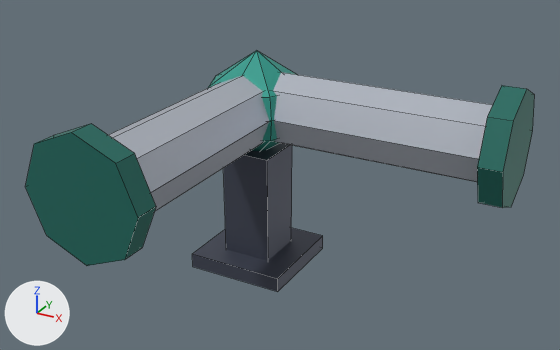
An edit to the Blender file assets/managed-models/factory-floor/pipe-elbow/pipe-elbow.blend, drawn before and after from the same camera.
Before and after are seen from a 50 mm lens placed at (0.729, -1.235, 0.817), pointed at (0.149, -0.179, 0.289). Lighting does not change. The marker at lower left points along +X, +Y and +Z. The older version comes first. Mesh edges are drawn as thin lines.

Names of what the first picture shows: 'pipe-elbow'.
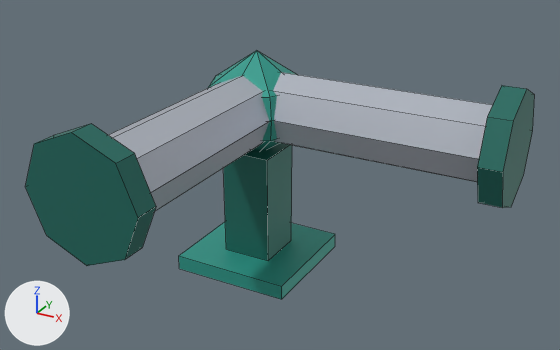
The change, as a list of edits to the scene's bpy script:
```text
Change me_pipe_elbow:
    used by ob_pipe_elbow; location = (0.0, 0.0, 0.0)
    before: 90 (-0.05, -0.05, 0.0), 91 (0.05, -0.05, 0.0), 92 (0.05, 0.05, 0.0), 93 (-0.05, 0.05, 0.0)
    remove me_pipe_elbow.from_pydata(...)  # 106 vertices, 84 faces; spans x -0.105..0.5, y -0.5..0.105, z 0.0..0.445
    add me_pipe_elbow.from_pydata(...)  # 106 vertices, 84 faces; spans x -0.12..0.5, y -0.5..0.12, z 0.0..0.445
    me_pipe_elbow part 1: the loose piece of 8 vertices spanning x -0.1..0.1, y -0.1..0.1, z 0.0..0.03 is scaled about its middle by (1.2, 1.2, 1)
    me_pipe_elbow part 2
    add for i in [*range(90, 94)]: me_pipe_elbow.vertices[i].co += Vector((0.0, 0.0, 0.03))
    me_pipe_elbow part 3: texture (UV) coordinates of 12 of 84 faces, centred in x -0.1..0.1, y -0.1..0.1, z 0.0..0.25, changed; they spanned u 0.31..0.31, v 0.83..0.83 and now span u 0.31..0.44, v 0.5..0.5
```

Changed parts and their boxes (x1, y1, x2, y2) in the pictures (560 x 350 px; the box of a moved part takes in the faces that stretch with it):
'pipe-elbow', reshaped, surface changed: before (25, 51, 535, 292); after (25, 51, 535, 299)
part 1 of me_pipe_elbow, moved or reshaped: before (192, 228, 323, 292); after (179, 222, 335, 299)
part 2 of me_pipe_elbow, moved or reshaped: (224, 145, 292, 261) in both
part 3 of me_pipe_elbow, surface changed: before (192, 144, 323, 292); after (179, 144, 335, 299)
